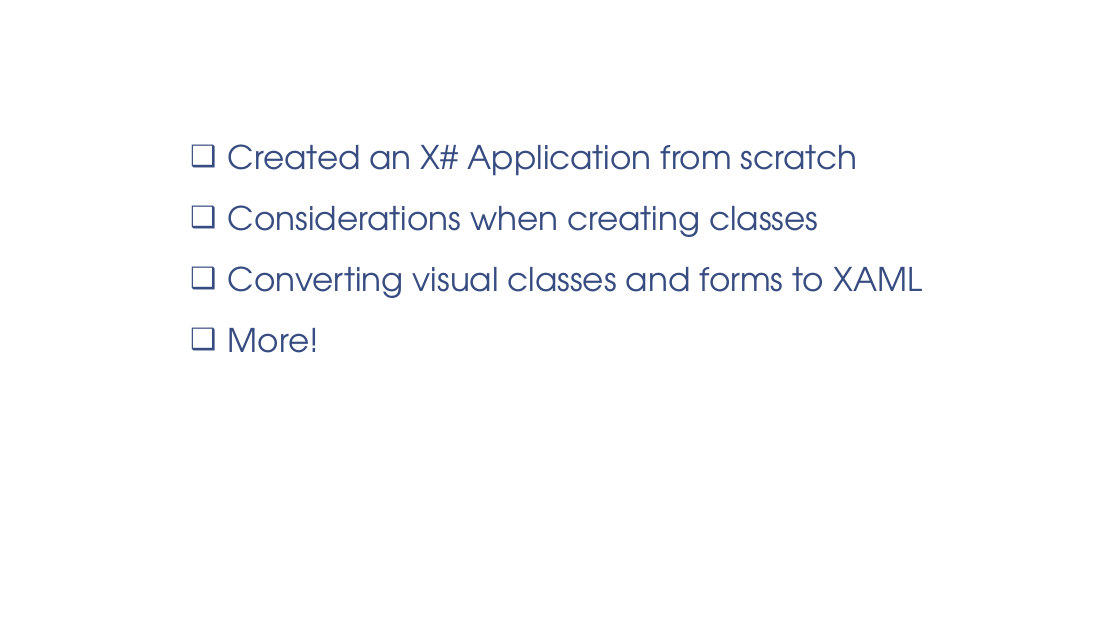
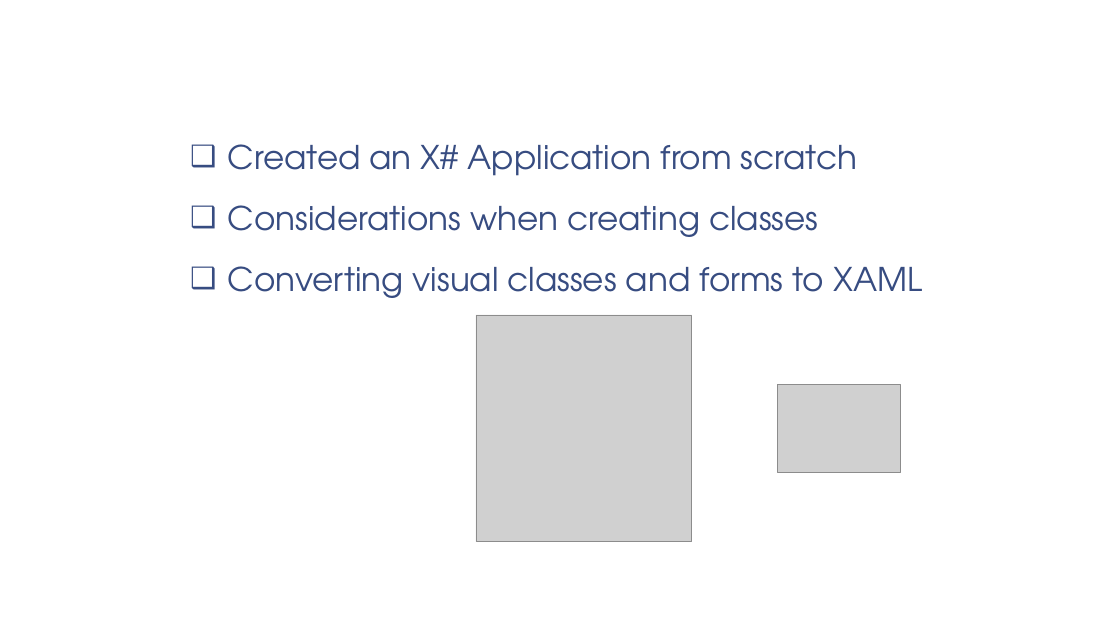
Before and after one commit to eselje/XToDos, a slide deck: slide 39 of Docs/Selje_XSharpFromScratch_Slides.pptx (slide 17 before the commit). Drawn at 1120x630 pixels with LibreOffice and Linux fonts; fonts in the diff are those of the drawing; grey boxes stand for pictures; background and template pictures are left out. Boxes give left, top, right and bottom in pixels: in the first picture for what was removed or moved away, otherwise in the second. Text is boxed around its words. In the diff, an @@ line names an element or a change of style, - is before the commit and + after.

```diff
--- a/Docs/Selje_XSharpFromScratch_Slides.pptx
+++ b/Docs/Selje_XSharpFromScratch_Slides.pptx
@@ text at (228, 328, 319, 353): paragraph removed @@
-❑ More!
@@ picture added at (476, 315, 691, 542) @@
@@ picture added at (777, 385, 901, 472) @@
```
Also in this commit, not shown: 5 other slides changed, 27 slides added, 2 slides removed, 5 other files.
